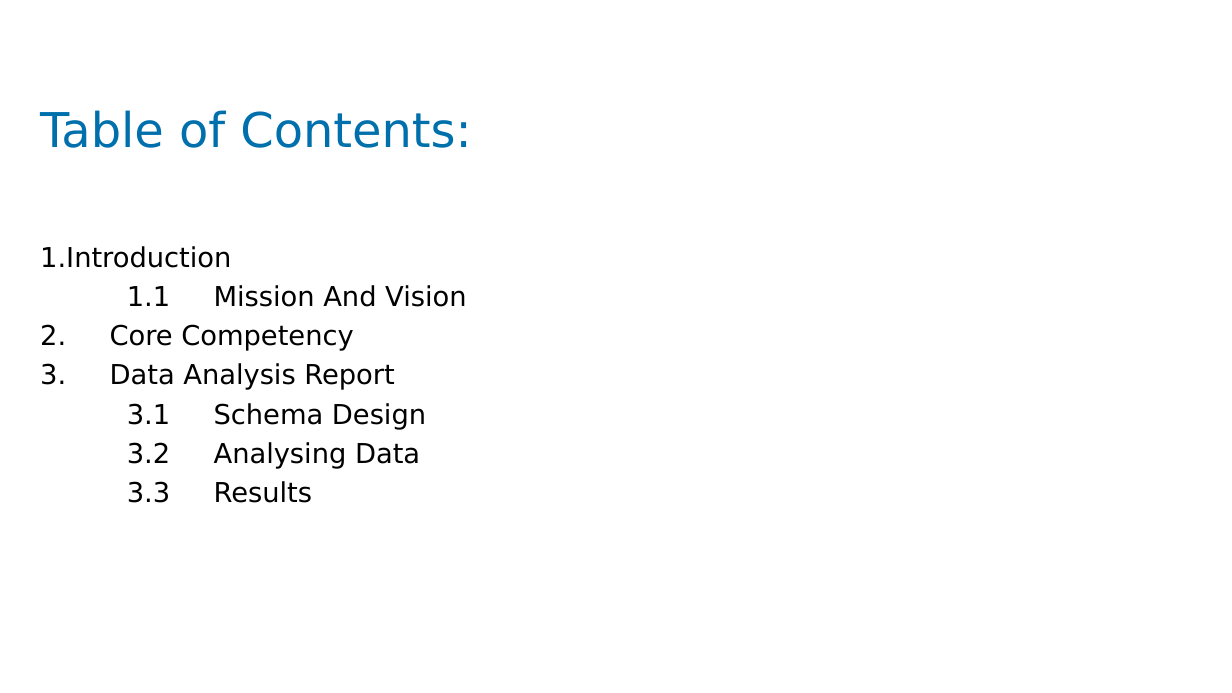
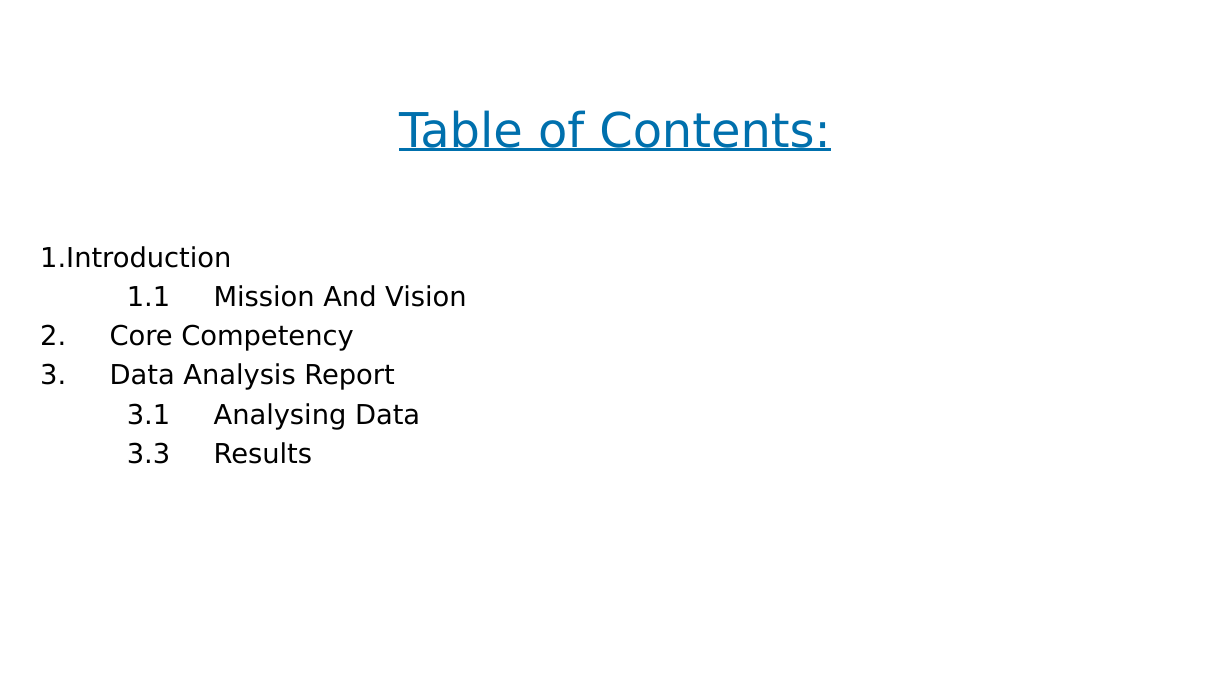
Before and after one commit to shwetasuman1/suttu, a slide deck: slide 2 of projectzomato (3).pptx. Drawn at 1232x693 pixels with LibreOffice and Linux fonts; fonts in the diff are those of the drawing; background and template pictures are left out. Boxes give left, top, right and bottom in pixels: in the first picture for what was removed or moved away, otherwise in the second. Text is boxed around its words. In the diff, an @@ line names an element or a change of style, - is before the commit and + after.

```diff
--- a/projectzomato (3).pptx
+++ b/projectzomato (3).pptx
@@ title "Table of Contents:" at <box>399,110,830,151</box>: underline on; alignment left to centre @@
@@ text at <box>127,403,420,430</box>: text changed @@
-3.1 Schema Design
-3.2 Analysing Data
+3.1 Analysing Data
```
Also in this commit, not shown: 9 other slides changed, 5 slides added, 3 slides removed.
